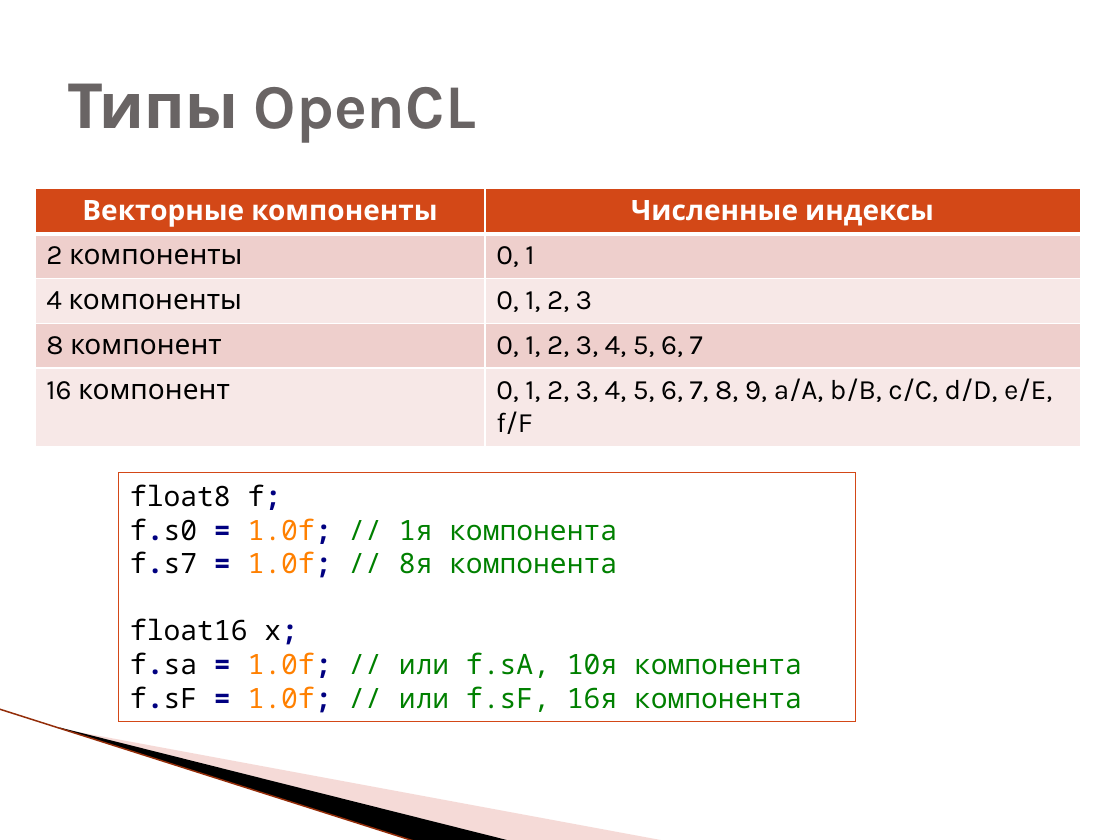
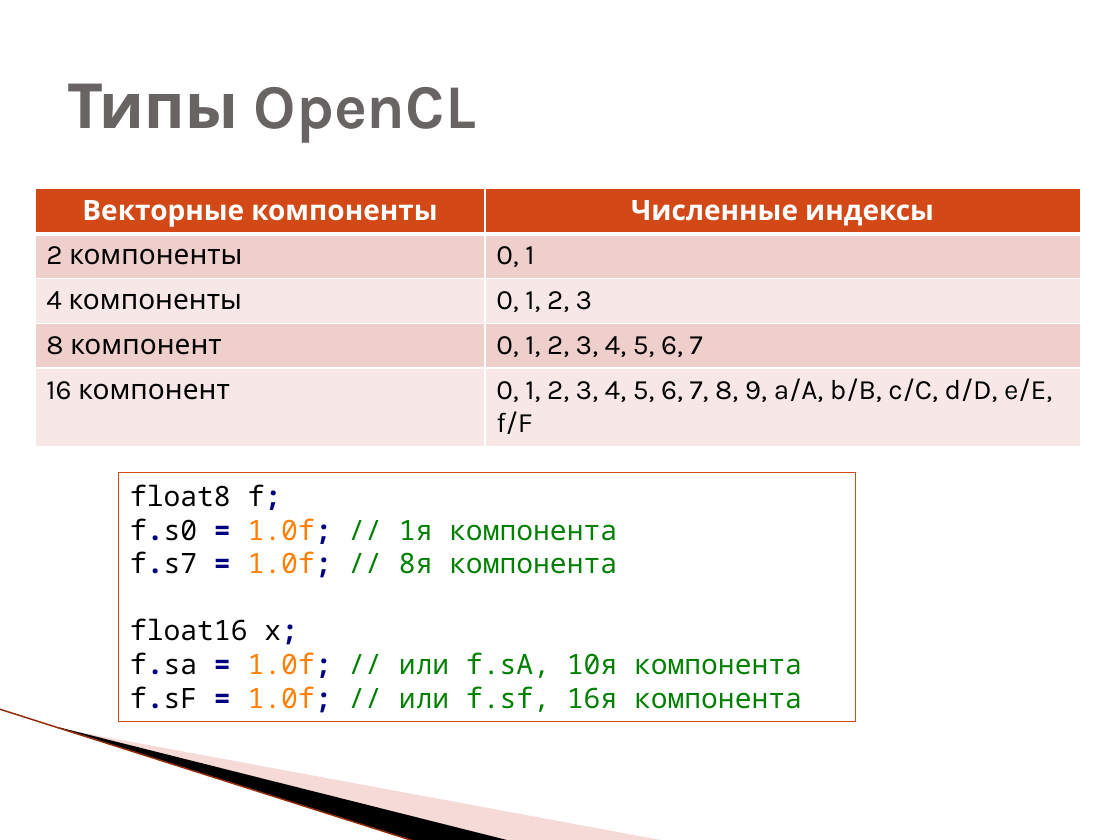
Before and after one commit to HPC-lab-ITIS/OpenCL, a slide deck: slide 6 of materials/lec_1/lec_1.pptx. Drawn at 1120x840 pixels with LibreOffice and Linux fonts; fonts in the diff are those of the drawing; background and template pictures are left out. Boxes give left, top, right and bottom in pixels: in the first picture for what was removed or moved away, otherwise in the second. Text is boxed around its words. In the diff, an @@ line names an element or a change of style, - is before the commit and + after.

```diff
--- a/materials/lec_1/lec_1.pptx
+++ b/materials/lec_1/lec_1.pptx
@@ text in rectangle at (130,686,802,713): text changed @@
-f.sF = 1.0f; // или f.sF, 16я компонента
+f.sF = 1.0f; // или f.sf, 16я компонента
```
Also in this commit, not shown: 3 other files.
